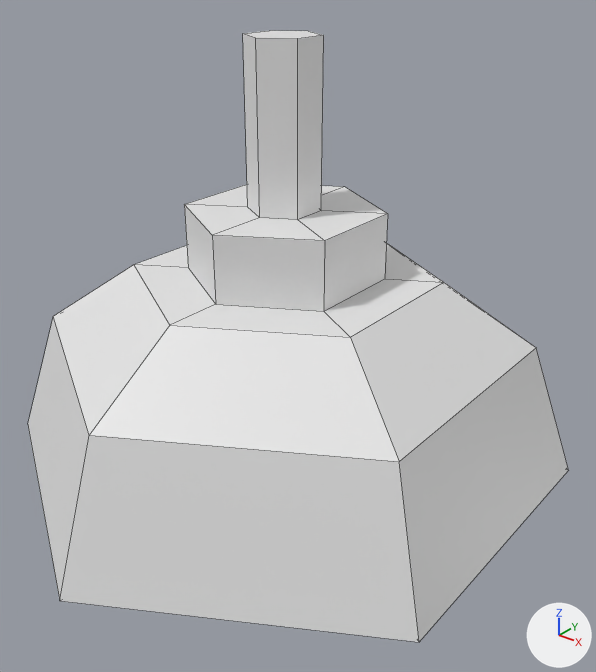
A saved change to the FBX model Assets/Models/Props/CeilingLamp.fbx.
The view is the same before and after, from a camera (50 mm lens) standing at (0.221, -0.266, 0.035) and looking at (0.006, 0.002, -0.131). Lighting does not change. The marker at lower right points along +X, +Y and +Z. Mesh edges are drawn as thin lines. Where no turn or scale is listed for an object, it has been applied to the vertices.

Script lines for the objects in view, before the commit:
```python
me_cylinder_015 = bpy.data.meshes.new('Cylinder.015')
me_cylinder_015.from_pydata(...)  # 72 vertices, 68 faces; spans x -0.117..0.117, y -0.136..0.136, z -0.253..0.0
ob_ceilinglamp = bpy.data.objects.new('CeilingLamp', me_cylinder_015)
ob_ceilinglamp.location = (0.0, 0.0, 0.0)
```
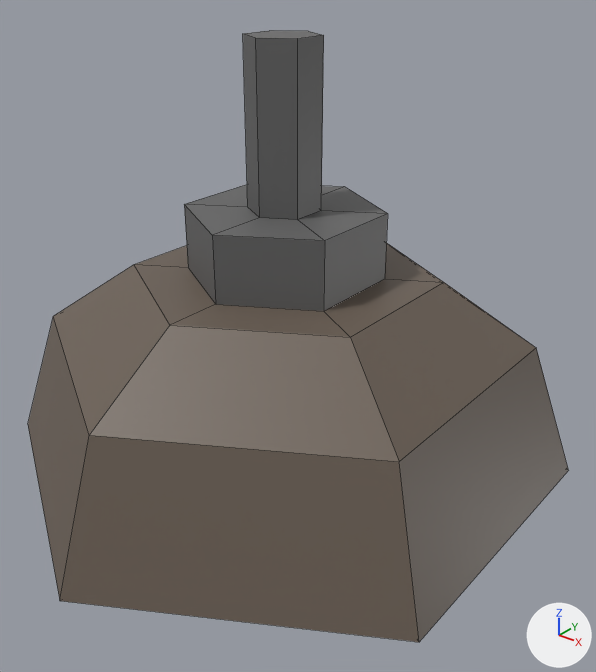
What the commit changed:
Material 'Light' (mat_light) is new.
Its base color is (1.0, 1.0, 1.0) (white #ffffff).
Material 'Metal' (mat_metal) is new.
Its base color is (0.13, 0.13, 0.13) (dark grey #656565).
Material 'Leather' (mat_leather) is new.
Its base color is (0.149, 0.116, 0.0904) (brown #6c6055).
me_cylinder_015 has 72 vertices, 68 faces and spans x -0.117..0.117, y -0.136..0.136, z -0.253..0.0.
me_cylinder_015 is used by ob_ceilinglamp; location (0.0, 0.0, 0.0).
me_cylinder_015 part 1: all 19 faces centred in x -0.039..0.039, y -0.033..0.033, z -0.086..0.0 switch from no material to mat_metal (dark grey #656565).
me_cylinder_015 part 2: 24 of the faces centred in x -0.112..0.112, y -0.097..0.0, z -0.193..-0.101 switch from no material to mat_leather (brown #6c6055).
me_cylinder_015 part 3: 12 of the faces centred in x -0.056..0.056, y 0.034..0.097, z -0.193..-0.101 switch from no material to mat_leather (brown #6c6055).
me_cylinder_015 now uses material mat_light (white #ffffff).

Where the change shows, as pixel boxes (x1, y1, x2, y2) in the pictures (596 x 672 px):
part 1 of me_cylinder_015, recoloured: (184, 30, 388, 311) in both
part 2 of me_cylinder_015, recoloured: (28, 245, 568, 642) in both
part 3 of me_cylinder_015, recoloured: (385, 243, 443, 282) in both
